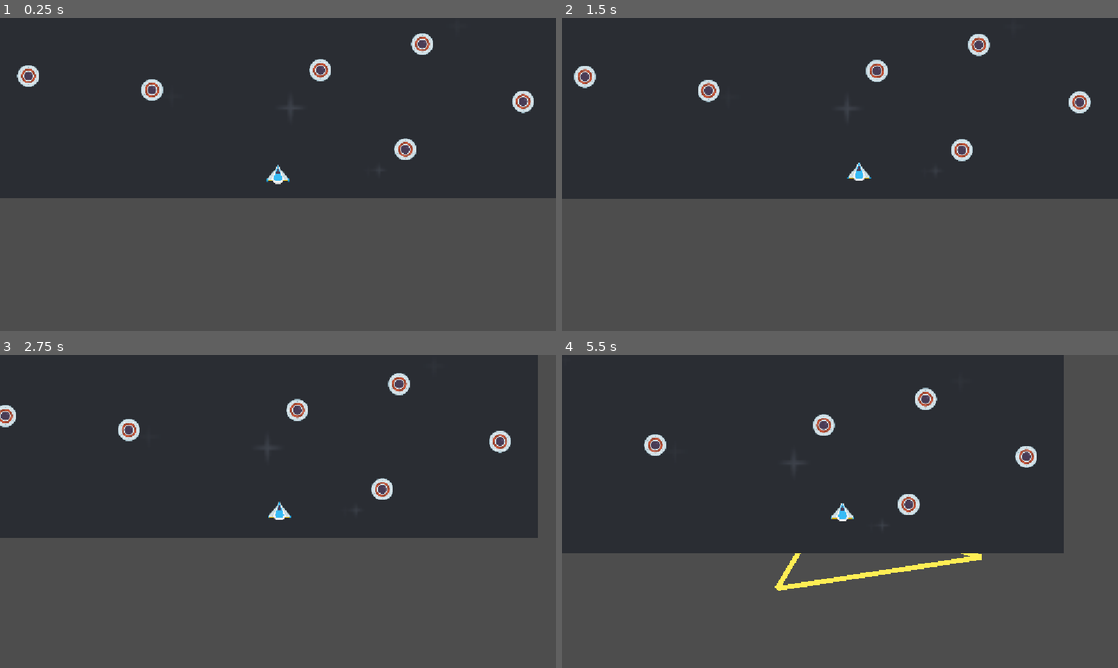
Above: before the commit, frames 1-4 (two rows, left to right).
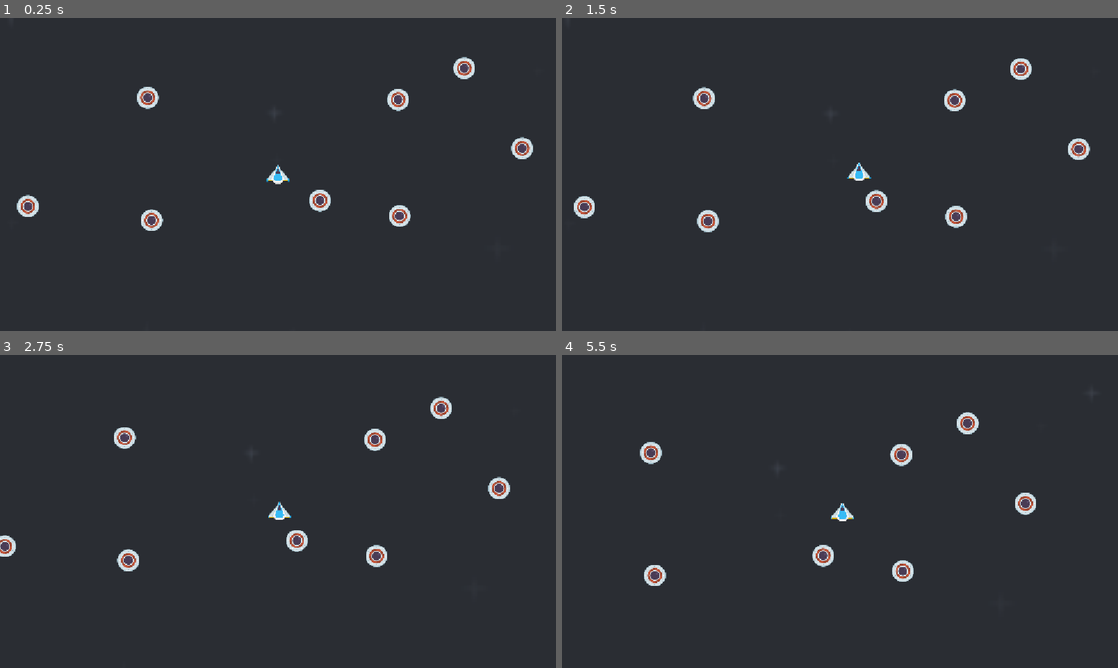
Above: after the commit, the same moments.

Repository: two-sticks-and-a-rock/space-arcade
Game: Godot game, scene res://scenes/prototyping.tscn
Two runs of this game, one before a commit and one after it. Both use one fixed random seed, a clock stepped at 60 frames per second and the inputs below.
Inputs (mouse positions are in pixels of both pictures, inside the frame that each line leads up to):
- Up to frame 1 (0.25 s): no input
- Up to frame 2 (1.5 s): tap Enter at 0.5 s; move the mouse to (962, 158) at 0.52 s; press the mouse at (962, 158) at 0.53 s; tap Space at 1.25 s; move the mouse to (728, 190) at 1.27 s; release the mouse at (728, 190) at 1.28 s; click (728, 190) at 1.35 s
- Up to frame 3 (2.75 s): move the mouse to (333, 442) at 2.02 s; press the mouse at (333, 442) at 2.03 s
- Up to frame 4 (5.5 s): move the mouse to (812, 574) at 2.77 s; release the mouse at (812, 574) at 2.78 s; click (812, 574) at 2.85 s; move the mouse to (1006, 558) at 3.52 s; press the mouse at (1006, 558) at 3.53 s; move the mouse to (673, 464) at 4.27 s; release the mouse at (673, 464) at 4.28 s; click (673, 464) at 4.35 s; move the mouse to (867, 511) at 5.02 s; press the mouse at (867, 511) at 5.03 s

The runs differ from the first frame. In frame 1, 45% of the frame differs, in the area x 0-100%, y 4-100%; in frame 2, 44%; in frame 3, 45%, in the area x 0-100%, y 0-100%; in frame 4, 45%.

Commit message:
clamp camera movement

Diff:
--- a/scenes/player.tscn
+++ b/scenes/player.tscn
@@ -2,6 +2,7 @@
 
 [ext_resource type="Texture2D" uid="uid://bxqn8riy2auod" path="res://art/sprites/player/playerShip3_blue.png" id="1_3vyb7"]
 [ext_resource type="Script" uid="uid://d02iqtql42dlw" path="res://scenes/player.gd" id="1_g2els"]
+[ext_resource type="Script" uid="uid://b1c5baeih10s1" path="res://scenes/player_camera.gd" id="3_qhqgy"]
 
 [sub_resource type="SpriteFrames" id="SpriteFrames_kcn5b"]
 animations = [{
@@ -39,5 +40,6 @@
 drag_top_margin = 0.0
 drag_right_margin = 0.0
 drag_bottom_margin = 0.0
+script = ExtResource("3_qhqgy")
 
 [connection signal="body_entered" from="." to="." method="_on_body_entered"]
--- /dev/null
+++ b/scenes/player_camera.gd
@@ -0,0 +1,20 @@
+extends Camera2D
+
+@onready var background = get_parent().get_parent().get_node("background") # TODO: this is...super janky
+var min_coord
+var max_coord
+var screen_size
+
+func _ready():
+	screen_size = get_viewport_rect().size
+	var background_sprite = background as Sprite2D
+	var background_texture = background_sprite.texture
+	var background_size = background_texture.get_size() * background_sprite.scale
+	var background_pos = background_sprite.position
+
+	min_coord = background_pos - background_size/2 + (screen_size/2)
+	max_coord = background_pos + background_size/2 - (screen_size/2)
+
+
+func _process(_delta):
+	global_position = global_position.clamp(min_coord, max_coord)
--- a/scenes/prototyping.tscn
+++ b/scenes/prototyping.tscn
@@ -10,33 +10,33 @@
 [node name="slingshot" parent="." unique_id=311823443 instance=ExtResource("1_g7c1f")]
 
 [node name="background" type="Sprite2D" parent="." unique_id=903891636]
-position = Vector2(578.00006, 60.00003)
-scale = Vector2(4.5654297, 4.5654297)
+position = Vector2(578, 198)
+scale = Vector2(5.610808, 5.610808)
 texture = ExtResource("1_to714")
 
 [node name="player" parent="." unique_id=1841504681 instance=ExtResource("2_v18i2")]
-position = Vector2(576, 596)
+position = Vector2(577, 326)
 
 [node name="enemy_ufo_red" parent="." unique_id=67188953 instance=ExtResource("3_sj1a8")]
-position = Vector2(491, 192)
+position = Vector2(175, -196)
 
 [node name="enemy_ufo_red11" parent="." unique_id=1382670408 instance=ExtResource("3_sj1a8")]
 position = Vector2(492, -103)
 
 [node name="enemy_ufo_red2" parent="." unique_id=2016706513 instance=ExtResource("3_sj1a8")]
-position = Vector2(875, 326)
+position = Vector2(826, 171)
 
 [node name="enemy_ufo_red3" parent="." unique_id=1562125459 instance=ExtResource("3_sj1a8")]
 position = Vector2(315, 421)
 
 [node name="enemy_ufo_red4" parent="." unique_id=1564151820 instance=ExtResource("3_sj1a8")]
-position = Vector2(1084, 445)
+position = Vector2(1083, 272)
 
 [node name="enemy_ufo_red5" parent="." unique_id=1809661994 instance=ExtResource("3_sj1a8")]
 position = Vector2(664, 380)
 
 [node name="enemy_ufo_red6" parent="." unique_id=2124957888 instance=ExtResource("3_sj1a8")]
-position = Vector2(196, 167)
+position = Vector2(307, 167)
 
 [node name="enemy_ufo_red7" parent="." unique_id=1158439339 instance=ExtResource("3_sj1a8")]
 position = Vector2(963, 106)
@@ -48,4 +48,4 @@
 position = Vector2(899, -267)
 
 [node name="enemy_ufo_red10" parent="." unique_id=1295524705 instance=ExtResource("3_sj1a8")]
-position = Vector2(840, 544)
+position = Vector2(829, 412)
Not shown, added: scenes/player_camera.gd.uid
